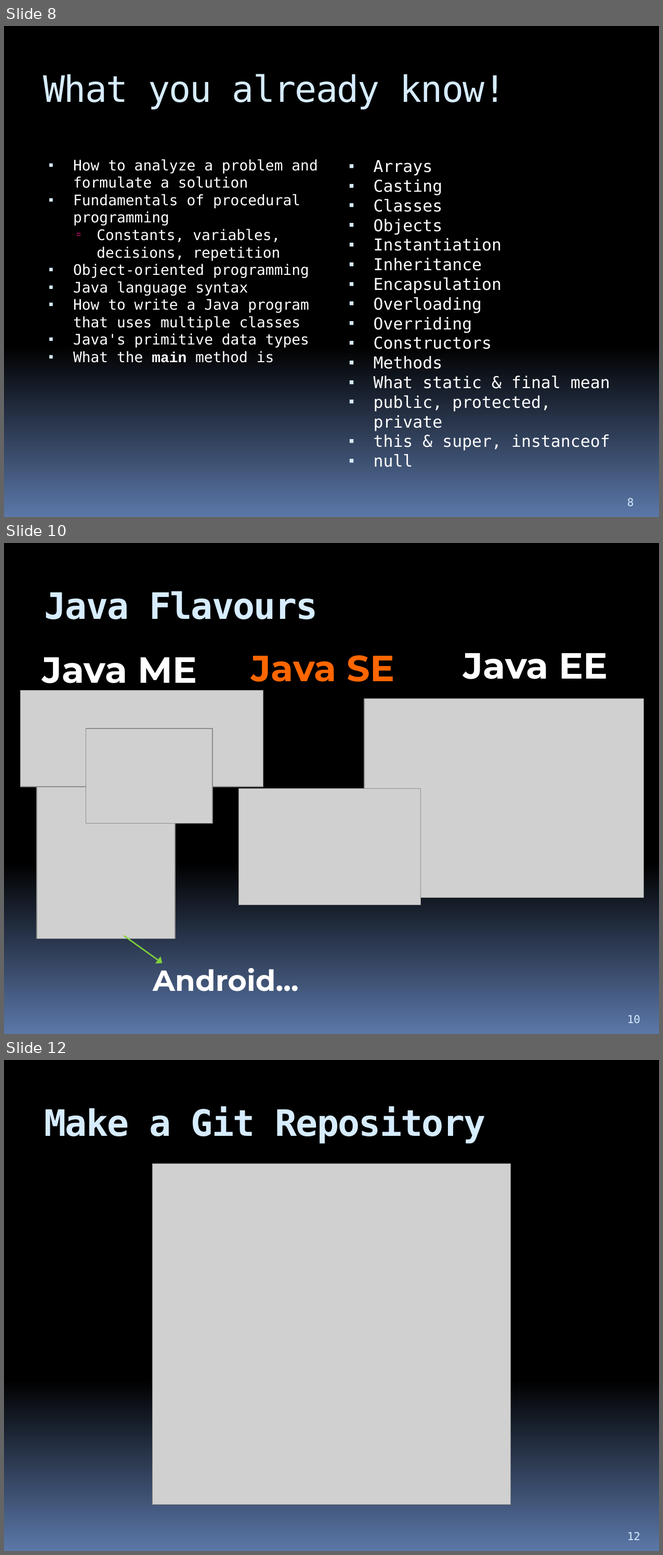
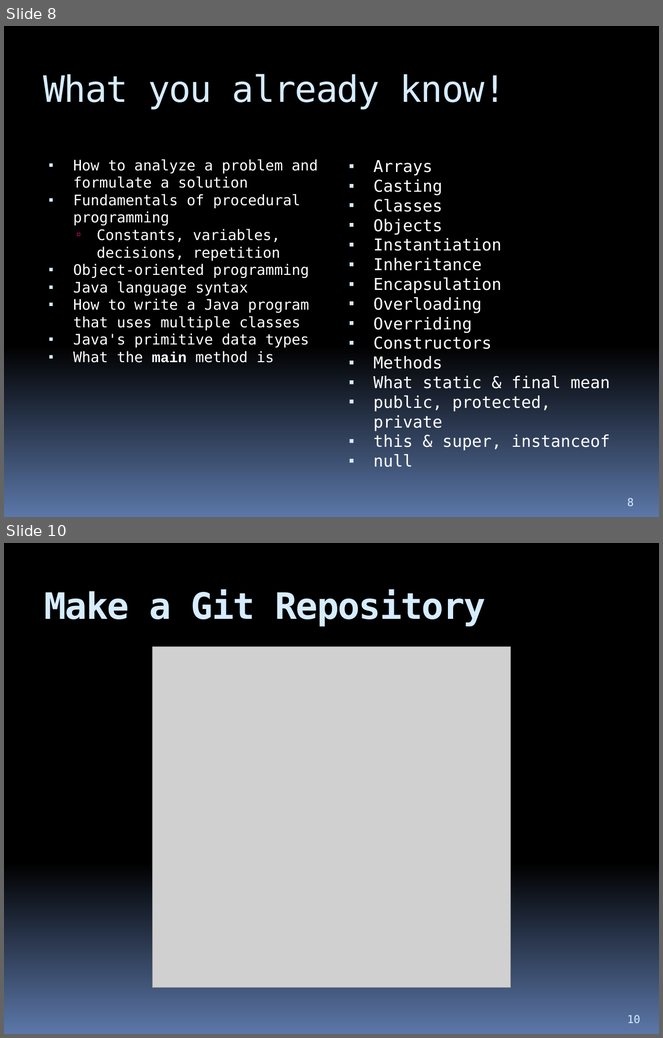
Before and after one commit to hchan/comp2613, a slide deck: coursePresentation.pptx. Shown one above the other, each under a label of ours: slides 8, 10 and 12 before the commit, slides 8 and 10 after it; the slides between them are not shown. The pictures are 663x1555 and 663x1038 pixels, drawn with LibreOffice and Linux fonts; fonts in the diff are those of the drawing; grey boxes stand for pictures. Boxes give left, top, right and bottom in pixels: in the first picture for what was removed or moved away, otherwise in the second. Text is boxed around its words. In the diff, an @@ line names an element or a change of style, - is before the commit and + after.

```diff
--- a/coursePresentation.pptx
+++ b/coursePresentation.pptx
@@ slide 10 removed at [4,543,659,1034], background gradient #000000 to #5B77A8 @@
@@ title removed at [44,591,318,619] @@
-Java Flavours
@@ text removed at [42,657,197,692] @@
-Java ME
@@ text removed at [252,655,395,682] @@
-Java SE
@@ text removed at [464,653,608,679] @@
-Java EE
@@ picture removed at [21,691,263,787] @@
@@ picture removed at [364,699,644,898] @@
@@ picture removed at [86,729,213,823] @@
@@ picture removed at [37,767,175,939] @@
@@ picture removed at [239,788,421,905] @@
@@ arrow removed from (124, 936) to (163, 964) @@
@@ text removed at [153,963,299,992] @@
-Android...
@@ page number removed at [627,1015,640,1023] @@
-10
@@ what was slide 12 is now slide 10 @@
@@ page number at [627,1015,640,1023]: text changed @@
-12
+10
```
Also in this commit, not shown: 5 slides changed, 1 slide added, 2 other slides removed.
